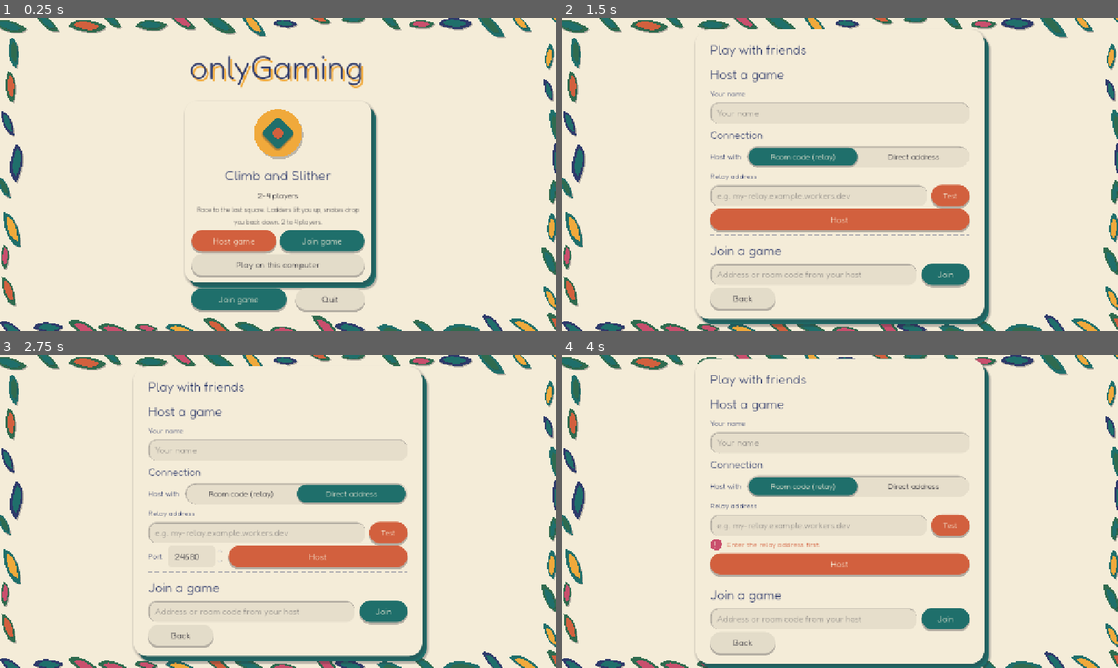
Above: before the commit, frames 1-4 (two rows, left to right).
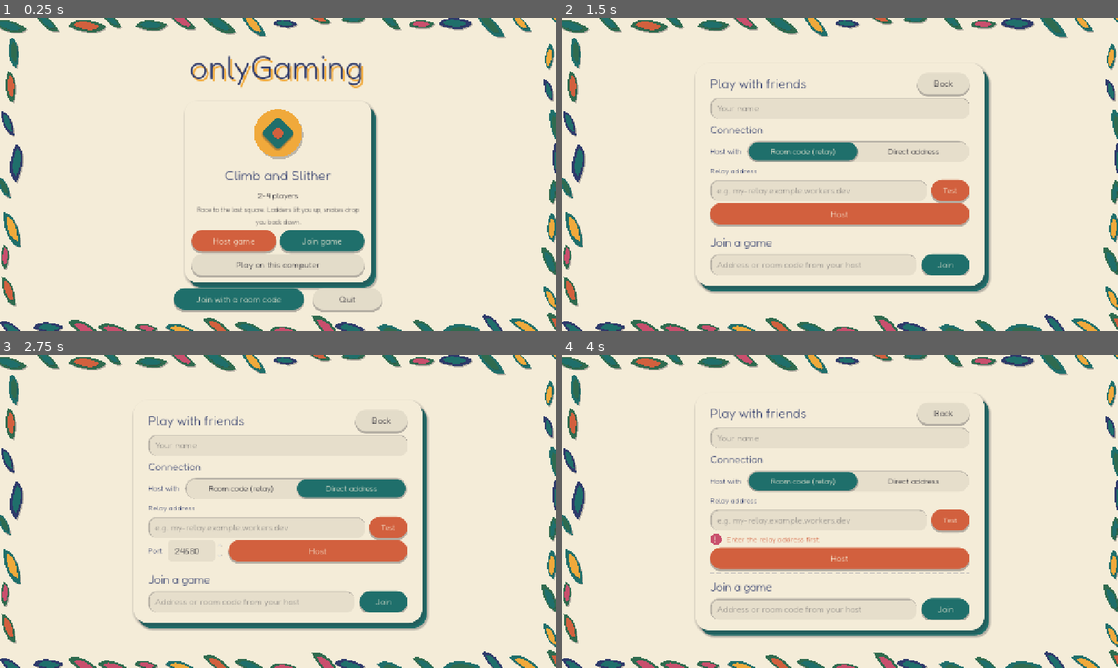
Above: after the commit, the same moments.

Repository: Khushi-v-git/openGaming
Game: Godot game, scene res://main/main.tscn
The game is run twice, just before and just after one commit, with the same random seed, the same clock (stepped at 60 frames per second) and the same inputs.
Inputs:
- Up to frame 1 (0.25 s): no input
- Up to frame 2 (1.5 s): click "Join game" at 0.5 s; click "Room code (relay)" at 1.25 s
- Up to frame 3 (2.75 s): click "Direct address" at 2 s
- Up to frame 4 (4 s): click "Test" at 2.75 s; click "Room code (relay)" at 3.5 s

The runs differ from the first frame. In frame 1, 0.9% of the frame differs, in the area x 31-69%, y 64-94%; in frame 2, 10%; in frame 3, 10%; in frame 4, 11%, in the area x 24-78%, y 1-100%.

Commit message:
UI polish: compact scrollable start screen, error marks, lobby state screenshots tool, home screen duplicates removed
Docs images get a .gdignore so Godot does not import them.

Co-Authored-By: Claude Sonnet 5.5 <noreply@anthropic.com>

Diff:
--- a/core/lobby/lobby_scene.gd
+++ b/core/lobby/lobby_scene.gd
@@ -42,6 +42,7 @@
 var port_spin: SpinBox
 var port_label: Label
 var connection_panel: ConnectionPanel  # only when the transport config asks for it
+var start_scroll: ScrollContainer  # the start view scrolls when a short window cannot show all of it
 var address_edit: LineEdit
 var host_button: Button
 var join_button: Button
@@ -170,13 +171,23 @@
 	root.add_theme_constant_override("separation", 8)
 	panel.add_child(root)
 
+	var title_row: HBoxContainer = HBoxContainer.new()
+	root.add_child(title_row)
 	title_label = Label.new()
 	title_label.add_theme_font_size_override("font_size", 44)
 	title_label.add_theme_color_override("font_color", Tokens.INDIGO)
-	root.add_child(title_label)
+	title_label.size_flags_horizontal = Control.SIZE_EXPAND_FILL
+	title_row.add_child(title_label)
 
 	start_view = _build_start_view()
-	root.add_child(start_view)
+	title_row.add_child(back_button)  # Back sits beside the title, so a scrolled start view never hides it
+	start_scroll = ScrollContainer.new()
+	start_scroll.horizontal_scroll_mode = ScrollContainer.SCROLL_MODE_DISABLED
+	start_scroll.size_flags_horizontal = Control.SIZE_EXPAND_FILL
+	start_scroll.add_child(start_view)
+	start_view.size_flags_horizontal = Control.SIZE_EXPAND_FILL
+	start_view.minimum_size_changed.connect(_fit_start_view)  # the scroll follows what the screen needs
+	root.add_child(start_scroll)
 	connecting_view = _build_connecting_view()
 	root.add_child(connecting_view)
 	lobby_view = _build_lobby_view()
@@ -204,6 +215,17 @@
 	var wanted: float = clampf(size.x * share, low, high)
 	panel.custom_minimum_size.x = minf(wanted, maxf(0.0, size.x - 2.0 * Tokens.SPACE_L))
 	_fit_players_list()
+	_fit_start_view()
+
+
+## The start screen takes the room it needs, but never more than the window offers: beyond that it
+## scrolls, so on a short window nothing is cut off at the top or the bottom of the card.
+func _fit_start_view() -> void:
+	if start_scroll == null or start_view == null:
+		return
+	var needed: float = start_view.get_combined_minimum_size().y
+	var room: float = maxf(160.0, size.y - 190.0)  # the title, the card's padding and the leaf margin
+	start_scroll.custom_minimum_size.y = minf(needed, room)
 
 
 ## The player list takes the room it needs, up to about 40% of the window height, and
@@ -217,11 +239,7 @@
 
 func _build_start_view() -> Control:
 	var box: VBoxContainer = VBoxContainer.new()
-	box.add_theme_constant_override("separation", 6)
-	var host_title: Label = _label("Host a game")
-	PaperStyle.title(host_title, 30)
-	box.add_child(host_title)
-	box.add_child(_caption("Your name"))
+	box.add_theme_constant_override("separation", 5)
 	name_edit = LineEdit.new()
 	name_edit.placeholder_text = "Your name"
 	name_edit.max_length = Handshake.MAX_NAME_LENGTH
@@ -255,7 +273,7 @@
 
 	box.add_child(PaperStyle.dashed_rule())
 	var join_title: Label = _label("Join a game")
-	PaperStyle.title(join_title, 30)
+	PaperStyle.title(join_title, 26)
 	box.add_child(join_title)
 	var join_row: HBoxContainer = HBoxContainer.new()
 	join_row.add_theme_constant_override("separation", 12)
@@ -263,6 +281,7 @@
 	address_edit.placeholder_text = "Address or room code from your host"
 	address_edit.size_flags_horizontal = Control.SIZE_EXPAND_FILL
 	PaperStyle.inset_field(address_edit)
+	address_edit.text_changed.connect(func(_text: String) -> void: PaperStyle.mark_field_error(address_edit, false))
 	join_row.add_child(address_edit)
 	join_button = Button.new()
 	join_button.text = "Join"
@@ -281,14 +300,12 @@
 	status_label = _label("")
 	PaperStyle.error(status_label)
 	box.add_child(status_label)
-	var bottom: HBoxContainer = HBoxContainer.new()
 	back_button = Button.new()
 	back_button.text = "Back"
 	back_button.theme_type_variation = &"CreamButton"
-	back_button.custom_minimum_size.x = 150.0
+	back_button.custom_minimum_size = Vector2(120.0, 44.0)
+	back_button.size_flags_vertical = Control.SIZE_SHRINK_CENTER
 	back_button.pressed.connect(func() -> void: back_requested.emit())
-	bottom.add_child(back_button)
-	box.add_child(bottom)
 	return box
 
 
@@ -623,6 +640,7 @@
 	_client.left.connect(_on_left)
 	_joining_address = address
 	_joining_name = player_name
+	PaperStyle.mark_field_error(address_edit, false)
 	_show_connecting("Connecting to %s..." % address.strip_edges())
 	_client.join(address, player_name, config, identity)
 
@@ -674,6 +692,7 @@
 		_resume = {}  # the host answered and said no; retrying with the same identity won't help
 	_forget_client()
 	_show_start_view("Could not join: %s" % message)
+	PaperStyle.mark_field_error(address_edit, true)
 
 
 func _on_left(code: String, message: String) -> void:
@@ -707,16 +726,34 @@
 
 func _show_start_view(message: String) -> void:
 	start_view.visible = true
+	start_scroll.visible = true
+	back_button.visible = true
 	connecting_view.visible = false
 	lobby_view.visible = false
 	rejoin_button.visible = not _resume.is_empty()
 	status_label.text = message
 	_look(Tokens.ROSE if not message.is_empty() else Tokens.DEEP_TEAL)
 	_update_title()
+	_update_layout()
+	if not message.is_empty():
+		_show_the_bottom.call_deferred()  # a message sits at the bottom: make sure it is in view
+
+
+func _show_the_bottom() -> void:
+	if is_inside_tree() and not get_tree().process_frame.is_connected(_scroll_to_status):
+		# next frame, once the new text has changed the size (a signal connection ends with the node)
+		get_tree().process_frame.connect(_scroll_to_status, CONNECT_ONE_SHOT)
+
+
+func _scroll_to_status() -> void:
+	if start_scroll != null and start_scroll.is_visible_in_tree():
+		start_scroll.ensure_control_visible(status_label)
 
 
 func _show_connecting(message: String) -> void:
 	start_view.visible = false
+	start_scroll.visible = false
+	back_button.visible = false
 	connecting_view.visible = true
 	lobby_view.visible = false
 	connecting_label.text = message
@@ -725,6 +762,8 @@
 
 func _show_lobby_view() -> void:
 	start_view.visible = false
+	start_scroll.visible = false
+	back_button.visible = false
 	connecting_view.visible = false
 	lobby_view.visible = true
 	_look(Tokens.ROSE)
@@ -824,7 +863,7 @@
 ## A relay room code is shown big and spaced out and cannot be edited; a direct address is a
 ## normal field.
 func _style_share_field() -> void:
-	var big: bool = not _address_editable
+	var big: bool = not _address_editable and _shown_address().length() <= 8  # a room code, not a long address
 	if big:
 		var spaced: FontVariation = FontVariation.new()
 		spaced.base_font = AppTheme.build_font()
@@ -839,7 +878,7 @@
 		public_address_edit.remove_theme_font_override("font")
 		public_address_edit.add_theme_font_size_override("font_size", 22)
 		public_address_edit.remove_theme_color_override("font_color")
-		public_address_edit.remove_theme_color_override("font_uneditable_color")
+		public_address_edit.add_theme_color_override("font_uneditable_color", Tokens.INK)  # readable when not editable
 		public_address_edit.alignment = HORIZONTAL_ALIGNMENT_LEFT
 		public_address_edit.custom_minimum_size.y = 48.0
 
@@ -875,10 +914,10 @@
 		game_id = str(_state.get("game_id", ""))  # a guest learns the game from the host
 	if registry == null or game_id.is_empty() or not registry.has(game_id):
 		return
-	if is_host:
+	if is_host and _state["phase"] == LobbyLogic.PHASE_OPEN:
 		if settings_panel == null:
 			_build_settings_panel(registry, game_id)
-		settings_box.visible = settings_panel != null and _state["phase"] == LobbyLogic.PHASE_OPEN
+		settings_box.visible = settings_panel != null
 		return
 	var rules: GameRules = registry.create_rules(game_id) as GameRules
 	if rules == null:
--- a/core/ui/paper_style.gd
+++ b/core/ui/paper_style.gd
@@ -58,6 +58,18 @@
 		field.add_theme_stylebox_override(state, well)
 	field.add_theme_font_size_override("font_size", font_size)
 	field.custom_minimum_size.y = 40.0
+
+
+## Marks a text field as having a problem (a rose edge all round) or clears the mark again.
+static func mark_field_error(field: LineEdit, on: bool) -> void:
+	if not on:
+		inset_field(field, field.get_theme_font_size("font_size"))
+		return
+	var well: StyleBoxFlat = inset_box()
+	well.set_border_width_all(3)
+	well.border_color = Tokens.ROSE
+	for state: String in ["normal", "focus", "read_only"]:
+		field.add_theme_stylebox_override(state, well)
 
 
 static func inset_box(radius: int = 18) -> StyleBoxFlat:
--- /dev/null
+++ b/games/climb_and_slither/tools/render_lobby_states.gd
@@ -0,0 +1,164 @@
+extends SceneTree
+## Developer tool, not part of the game: saves screenshots of every lobby state (start screen with a
+## long relay address and a test result, the "Starting your game..." card, host and guest lobbies,
+## the pause notice, a rejoin request and the waiting card, join errors, a closed session) in ONE
+## process. Each lobby lives in its own off-screen viewport the size of the window. Needs a real
+## renderer (not --headless); exits non-zero if a step did not happen:
+##   godot --rendering-driver opengl3 --resolution 1280x720 -s games/climb_and_slither/tools/render_lobby_states.gd -- <out_dir>
+
+const GAME: String = "climb_and_slither"
+const LONG_ADDRESS: String = "wss://onlygaming-relay-with-a-very-long-name.some-subdomain.workers.dev"
+
+var _out: String = "."
+var _failed: bool = false
+var _hub: LoopbackHub = LoopbackHub.new()
+var _registry: GameRegistry = GameRegistry.new()
+var _holders: Array[SubViewport] = []
+
+
+func _initialize() -> void:
+	var args: PackedStringArray = OS.get_cmdline_user_args()
+	if args.size() > 0:
+		_out = args[0]
+	DirAccess.make_dir_recursive_absolute(_out)
+	AppSettings.path = "user://render_lobby_states_settings.cfg"
+	DirAccess.remove_absolute(AppSettings.path)
+	await _run()
+	DirAccess.remove_absolute(AppSettings.path)
+	quit(1 if _failed else 0)
+
+
+func _frames(count: int = 4) -> void:
+	for _i: int in count:
+		await process_frame
+
+
+func _until(condition: Callable, what: String, max_frames: int = 600) -> bool:
+	for _i: int in max_frames:
+		if condition.call():
+			return true
+		await process_frame
+	push_error("never happened: %s" % what)
+	_failed = true
+	return false
+
+
+func _tag() -> String:
+	return "%dx%d" % [get_root().size.x, get_root().size.y]
+
+
+func _config(connection_ui: bool = true) -> Dictionary:
+	return {"transport": "loopback", "hub": _hub, "connection_ui": connection_ui, "port": 24680}
+
+
+func _scene(player_name: String, config: Dictionary = {}, max_players: int = 4, game_id: String = GAME) -> LobbyScene:
+	var holder: SubViewport = SubViewport.new()
+	holder.size = get_root().size
+	holder.render_target_update_mode = SubViewport.UPDATE_ALWAYS
+	get_root().add_child(holder)
+	_holders.append(holder)
+	var scene: LobbyScene = LobbyScene.new()
+	scene.setup({
+		"app_version": "1.0.0", "game_id": game_id, "game_registry": _registry,
+		"min_players": 2, "max_players": max_players, "min_active_players": 2,
+		"transport": config if not config.is_empty() else _config(), "player_name": player_name,
+	})
+	holder.add_child(scene)
+	return scene
+
+
+func _shot(scene: Node, name: String) -> void:
+	await _frames(5)
+	var holder: SubViewport = scene.get_parent() as SubViewport
+	holder.get_texture().get_image().save_png("%s/%s-%s.png" % [_out, name, _tag()])
+
+
+func _host_up(player_name: String, max_players: int = 4) -> LobbyScene:
+	var host: LobbyScene = _scene(player_name, {}, max_players)
+	await _frames()
+	host.name_edit.text = player_name
+	host.host_session()
+	await _until(func() -> bool: return host.shared_address != "", "hosting went live")
+	return host
+
+
+func _join(player_name: String, address: String, max_players: int = 4) -> LobbyScene:
+	var guest: LobbyScene = _scene(player_name, {}, max_players, "")
+	await _frames()
+	guest.name_edit.text = player_name
+	guest.address_edit.text = address
+	guest.join_session()
+	return guest
+
+
+func _run() -> void:
+	await _frames()
+	_registry.load_from()
+	AppSettings.set_host_via("direct")
+
+	# 1. the start screen: a long relay address must stay inside the card; a good and a bad test result
+	var start: LobbyScene = _scene("Asha")
+	await _frames()
+	start.connection_panel.url_edit.text = LONG_ADDRESS
+	start.connection_panel._say("The relay works. A test room (K4M9XQ) was opened and closed.", ConnectionPanel.ResultIcon.OK)
+	await _shot(start, "state-01-start-long-address-ok")
+	start.connection_panel._say("The relay is busy or cannot be reached right now. Try again later, or use a direct address.", ConnectionPanel.ResultIcon.ERROR)
+	await _shot(start, "state-02-start-long-address-error")
+
+	# 2. "Starting your game..." while a relay is slow (nothing listens on that port)
+	var slow: LobbyScene = _scene("Asha", {"transport": "relay", "relay_url": "ws://127.0.0.1:1", "connection_ui": false})
+	await _frames()
+	slow.host_session()
+	await _until(func() -> bool: return slow.connecting_view.visible, "the connecting card showed")
+	await _shot(slow, "state-03-starting-your-game")
+	slow.cancel()
+
+	# 3. host and guest lobbies with one guest
+	var host: LobbyScene = await _host_up("Asha")
+	var guest: LobbyScene = await _join("Ben", host.shared_address)
+	await _until(func() -> bool: return guest.lobby_view.visible and host.players_box.get_child_count() == 2, "the guest joined")
+	await _shot(host, "state-04-host-lobby")
+	await _shot(guest, "state-05-guest-lobby")
+	guest.ready_button.button_pressed = true
+	await _until(func() -> bool: return not host.start_button.disabled, "the host could start")
+
+	# 4. the game starts; a guest drops: the host's lobby shows the pause notice
+	host.start_button.pressed.emit()
+	await _until(func() -> bool: return host.lobby_host().state["phase"] == LobbyLogic.PHASE_IN_GAME, "the lobby game started")
+	guest.lobby_client().session.transport.leave()
+	await _until(func() -> bool: return host.lobby_host().is_game_paused(), "the host noticed the drop")
+	await _shot(host, "state-06-host-lobby-paused")
+
+	# 5. the same player comes back by name without a saved identity: the host is asked, the guest waits
+	var returning: LobbyScene = await _join("Ben", host.shared_address)
+	await _until(func() -> bool: return not host.lobby_host().pending_rejoins().is_empty(), "the rejoin request arrived")
+	await _shot(host, "state-07-host-rejoin-request")
+	await _shot(returning, "state-08-guest-waiting-to-be-let-in")
+
+	# 6. join errors on a fresh table: unknown address, a full room, a protocol mismatch
+	var lost: LobbyScene = await _join("Cleo", "no-such-host:1")
+	await _until(func() -> bool: return lost.start_view.visible and not lost.status_label.text.is_empty(), "the unknown-address error")
+	await _shot(lost, "state-09-join-error-unknown")
+	var small: LobbyScene = await _host_up("Dev")
+	for seated: String in ["Eli", "Fay", "Gus"]:  # the game seats four: host and three guests fill it
+		var other: LobbyScene = await _join(seated, small.shared_address)
+		await _until(func() -> bool: return other.lobby_view.visible, "%s joined" % seated)
+	var full: LobbyScene = await _join("Hal", small.shared_address)
+	await _until(func() -> bool: return full.start_view.visible and not full.status_label.text.is_empty(), "the room-full error")
+	await _shot(full, "state-10-join-error-room-full")
+	full._on_join_failed(ErrorCodes.PROTOCOL_MISMATCH, "This host uses protocol 3 but you use protocol 2. Update the game so everyone has the same version.", {"game_id": GAME, "app_version": "1.0.0"})
+	await _shot(full, "state-11-join-error-protocol")
+
+	# 7. the host closes the session politely (guest lands on the start screen), and a lost connection
+	var closer: LobbyScene = await _host_up("Gus")
+	var watcher: LobbyScene = await _join("Hal", closer.shared_address)
+	await _until(func() -> bool: return watcher.lobby_view.visible, "the watcher joined")
+	closer.leave()
+	await _until(func() -> bool: return watcher.start_view.visible, "the guest saw the session close")
+	await _shot(watcher, "state-12-guest-host-closed")
+	var dropper: LobbyScene = await _host_up("Ida")
+	var victim: LobbyScene = await _join("Jon", dropper.shared_address)
+	await _until(func() -> bool: return victim.lobby_view.visible, "the victim joined")
+	dropper.lobby_host().close_now()
+	await _until(func() -> bool: return victim.start_view.visible, "the guest saw the connection drop")
+	await _shot(victim, "state-13-guest-host-lost-with-rejoin")
--- a/main/main_menu.gd
+++ b/main/main_menu.gd
@@ -135,8 +135,9 @@
 	column.add_child(bottom)
 	join_button = Button.new()
 	join_button.name = "JoinButton"
-	join_button.text = "Join game"
-	join_button.custom_minimum_size = Vector2(220, 0)
+	join_button.text = "Join with a room code"
+	join_button.tooltip_text = "Join a game by typing the room code or address your host gave you."
+	join_button.custom_minimum_size = Vector2(300, 0)
 	join_button.pressed.connect(open_join_lobby)
 	bottom.add_child(join_button)
 	quit_button = Button.new()
--- /dev/null
+++ b/tests/core/test_lobby_states.gd
@@ -0,0 +1,153 @@
+extends GutTest
+## The lobby's less common states: a short window with an error and a Rejoin button, the error mark
+## on the join field, Back beside the title, a long address that is not a room code, and what a host
+## sees once the game has started. (Screens: games/climb_and_slither/tools/render_lobby_states.gd.)
+
+const TEST_SETTINGS: String = "user://test_lobby_states.cfg"
+const GAME: String = "climb_and_slither"
+
+var hub: LoopbackHub
+var registry: GameRegistry
+var _saved_path: String
+
+
+func before_each() -> void:
+	hub = LoopbackHub.new()
+	MessageLog.enabled = false
+	registry = GameRegistry.new()
+	registry.load_from("res://games")
+	_saved_path = AppSettings.path
+	AppSettings.path = TEST_SETTINGS
+	DirAccess.remove_absolute(TEST_SETTINGS)
+	AppSettings.set_host_via("direct")
+
+
+func after_each() -> void:
+	await get_tree().process_frame
+	DirAccess.remove_absolute(TEST_SETTINGS)
+	AppSettings.path = _saved_path
+
+
+func _scene(player_name: String, window: Vector2i = Vector2i(1280, 720)) -> LobbyScene:
+	var viewport: SubViewport = SubViewport.new()
+	viewport.size = window
+	add_child_autofree(viewport)
+	var scene: LobbyScene = LobbyScene.new()
+	scene.setup({
+		"game_id": GAME, "game_title": "Climb", "app_version": "1.0.0", "game_registry": registry,
+		"transport": {"transport": "loopback", "hub": hub, "connection_ui": true, "port": 24680}, "player_name": player_name,
+	})
+	viewport.add_child(scene)
+	return scene
+
+
+func _until(condition: Callable, max_frames: int = 600) -> bool:
+	for _i: int in max_frames:
+		if condition.call():
+			return true
+		await get_tree().process_frame
+	return false
+
+
+## True when the field carries the rose "something is wrong" edge.
+func _marked(field: LineEdit) -> bool:
+	return (field.get_theme_stylebox("normal") as StyleBoxFlat).border_color == Tokens.ROSE
+
+
+# --- the start screen on a short window -----------------------------------------------------------------
+
+func test_the_start_screen_with_an_error_and_a_rejoin_button_stays_inside_a_720p_window() -> void:
+	var scene: LobbyScene = _scene("Asha")
+	await get_tree().process_frame
+	scene._resume = {"address": "x", "name": "Asha", "identity": {}}
+	scene._show_start_view("Left the session: Lost connection to the host.")
+	await get_tree().process_frame
+	await get_tree().process_frame
+	var card: Rect2 = scene.panel.get_global_rect()
+	assert_gte(card.position.y, 0.0, "the card is not cut off at the top")
+	assert_lte(card.end.y, 720.0, "nor at the bottom")
+	assert_true(scene.rejoin_button.visible)
+	assert_true(scene.status_label.visible)
+
+
+func test_the_plain_start_screen_does_not_need_to_scroll_at_720p() -> void:
+	var scene: LobbyScene = _scene("Asha")
+	await get_tree().process_frame
+	await get_tree().process_frame
+	assert_lte(scene.start_scroll.custom_minimum_size.y, scene.start_view.get_combined_minimum_size().y + 0.5)
+	assert_false(scene.start_scroll.get_v_scroll_bar().visible, "everything fits without a scroll bar")
+
+
+func test_back_sits_beside_the_title_on_the_start_screen_only() -> void:
+	var scene: LobbyScene = _scene("Asha")
+	await get_tree().process_frame
+	assert_true(scene.back_button.visible)
+	assert_eq(scene.back_button.get_parent(), scene.title_label.get_parent(), "in the title row")
+	scene.host_session()
+	assert_false(scene.back_button.visible, "not while connecting or in the lobby")
+
+
+# --- a join that failed ------------------------------------------------------------------------------------
+
+func test_a_failed_join_marks_the_address_field_and_typing_clears_the_mark() -> void:
+	var scene: LobbyScene = _scene("Asha")
+	await get_tree().process_frame
+	assert_false(_marked(scene.address_edit))
+	scene._on_join_failed(ErrorCodes.ROOM_FULL, "This room is full.", {})
+	assert_true(_marked(scene.address_edit), "a rose edge")
+	assert_string_contains(scene.status_label.text, "This room is full.")
+	scene.address_edit.text_changed.emit("x")
+	assert_false(_marked(scene.address_edit))
+
+
+func test_starting_a_new_join_clears_an_old_error_mark() -> void:
+	var scene: LobbyScene = _scene("Asha")
+	await get_tree().process_frame
+	scene._on_join_failed(ErrorCodes.ROOM_FULL, "This room is full.", {})
+	scene.address_edit.text = "loopback:99"
+	scene.name_edit.text = "Asha"
+	scene.join_session()
+	assert_false(_marked(scene.address_edit))
+
+
+# --- the share field --------------------------------------------------------------------------------------
+
+func test_a_room_code_is_shown_big_and_a_long_address_is_shown_in_a_readable_size() -> void:
+	var scene: LobbyScene = _scene("Asha")
+	await get_tree().process_frame
+	scene.name_edit.text = "Asha"
+	scene.host_session()
+	assert_true(await _until(func() -> bool: return scene.shared_address != ""))
+	scene._address_editable = false
+	scene.shared_address = "K4M9XQ"
+	scene._style_share_field()
+	assert_eq(scene.public_address_edit.get_theme_font_size("font_size"), 40)
+	scene.shared_address = "192.168.100.100:24680"
+	scene._style_share_field()
+	assert_eq(scene.public_address_edit.get_theme_font_size("font_size"), 22, "a long address does not get the big spaced style")
+	assert_eq(scene.public_address_edit.get_theme_color("font_uneditable_color"), Tokens.INK, "and it is readable")
+
+
+# --- a host once the game has started -------------------------------------------------------------------------
+
+func test_a_host_whose_game_has_started_sees_the_rules_summary_not_an_empty_card() -> void:
+	var host: LobbyScene = _scene("Asha")
+	await get_tree().process_frame
+	host.name_edit.text = "Asha"
+	host.host_session()
+	assert_true(await _until(func() -> bool: return host.shared_address != ""))
+	var guest: LobbyScene = _scene("Ben")
+	await get_tree().process_frame
+	guest.name_edit.text = "Ben"
+	guest.address_edit.text = host.shared_address
+	guest.join_session()
+	assert_true(await _until(func() -> bool: return host.players_box.get_child_count() == 2))
+	assert_true(host.settings_box.visible, "while the lobby is open the host has the interactive panel")
+	guest.ready_button.button_pressed = true
+	assert_true(await _until(func() -> bool: return not host.start_button.disabled))
+	host.start_button.pressed.emit()
+	assert_true(await _until(func() -> bool: return host.lobby_host().state["phase"] == LobbyLogic.PHASE_IN_GAME))
+	await get_tree().process_frame
+	assert_false(host.settings_box.visible, "no toggles once the game runs")
+	assert_true(host.house_rules_box.visible, "a read-only summary instead")
+	assert_gt(host.house_rules_box.get_child_count(), 0)
--- a/tests/main/test_main_menu.gd
+++ b/tests/main/test_main_menu.gd
@@ -33,7 +33,7 @@
 	assert_eq((card.find_child("HostButton", true, false) as Button).text, "Host game")
 	assert_eq((card.find_child("JoinGameButton", true, false) as Button).text, "Join game")
 	assert_eq((card.find_child("HotseatButton", true, false) as Button).text, "Play on this computer")
-	assert_eq(menu.join_button.text, "Join game", "and a top-level Join that works whichever game the host runs")
+	assert_eq(menu.join_button.text, "Join with a room code", "and a top-level Join that works whichever game the host runs")
 
 
 func test_choosing_a_game_shows_its_player_count_names_and_settings() -> void:
@@ -187,3 +187,23 @@
 	await get_tree().process_frame
 	var card: Control = menu.setup_panel
 	assert_lte(card.size.y, 720.0, "the hot-seat setup with four players fits too")
+
+
+# --- the home screen's wording -------------------------------------------------------------------------------
+
+func test_the_card_says_the_player_count_once_and_the_bottom_join_says_what_it_is_for() -> void:
+	var menu: MainMenu = await _menu()
+	var card: Node = menu.game_list.get_child(0)
+	var description: Label = card.find_child("Description", true, false) as Label
+	assert_not_null(description)
+	assert_false(description.text.contains("players"), "the player count is on the card's own line")
+	assert_eq(menu.join_button.text, "Join with a room code")
+	assert_string_contains(menu.join_button.tooltip_text, "room code")
+
+
+func test_the_home_screen_buttons_fit_inside_a_720p_window() -> void:
+	var menu: MainMenu = await _menu()
+	await get_tree().process_frame
+	var window: Rect2 = Rect2(Vector2.ZERO, Vector2(1280, 720))
+	for button: Button in [menu.join_button, menu.quit_button]:
+		assert_true(window.encloses(button.get_global_rect()), "%s is inside the window" % button.text)
Not shown, added: docs/images/.gdignore
Not shown, changed: games/climb_and_slither/manifest.json
Not shown, added: games/climb_and_slither/tools/render_lobby_states.gd.uid
Not shown, added: tests/core/test_lobby_states.gd.uid
